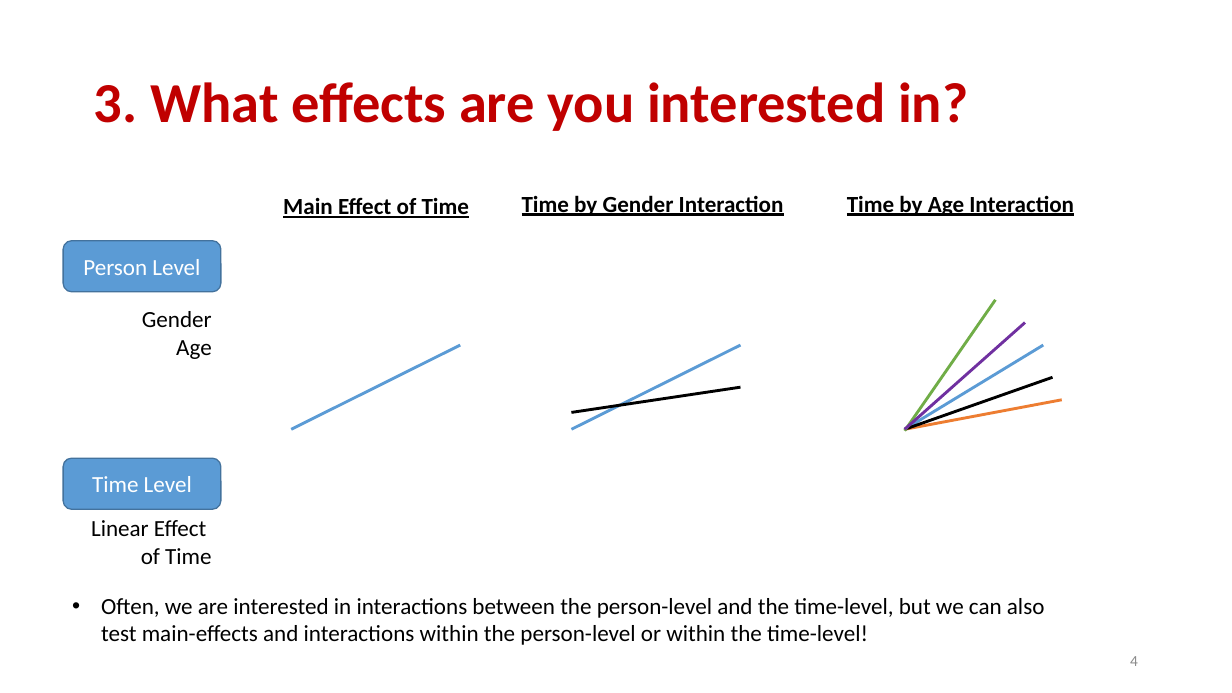
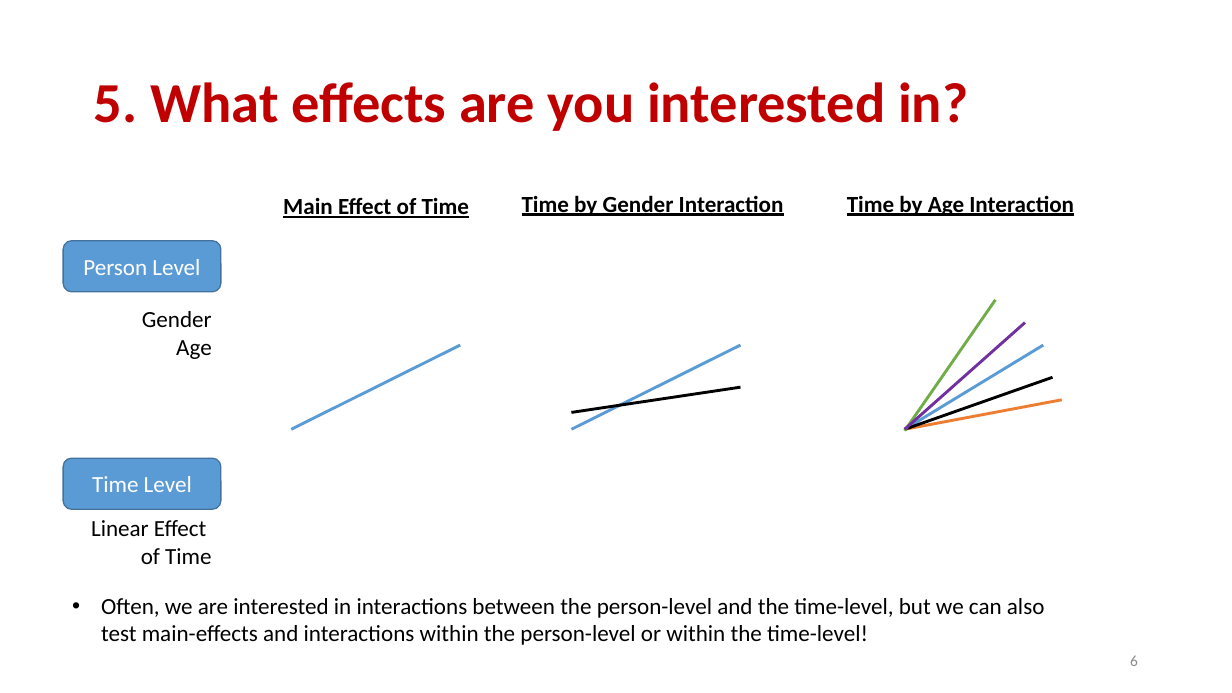
Before and after one commit to keithlohse/LMER_Clinical_Science, a slide deck: slide 6 of lohse ACRM 2017 tips.pptx (slide 4 before the commit). Drawn at 1232x693 pixels with LibreOffice and Linux fonts; fonts in the diff are those of the drawing. Boxes give left, top, right and bottom in pixels: in the first picture for what was removed or moved away, otherwise in the second. Text is boxed around its words. In the diff, an @@ line names an element or a change of style, - is before the commit and + after.

```diff
--- a/lohse ACRM 2017 tips.pptx
+++ b/lohse ACRM 2017 tips.pptx
@@ title at (94,82,968,131): text changed @@
-3. What effects are you interested in?
+5. What effects are you interested in?
@@ page number at (1130,655,1138,666): text changed @@
-4
+6
```
Also in this commit, not shown: 6 other slides changed, 4 slides added, 1 other file.
